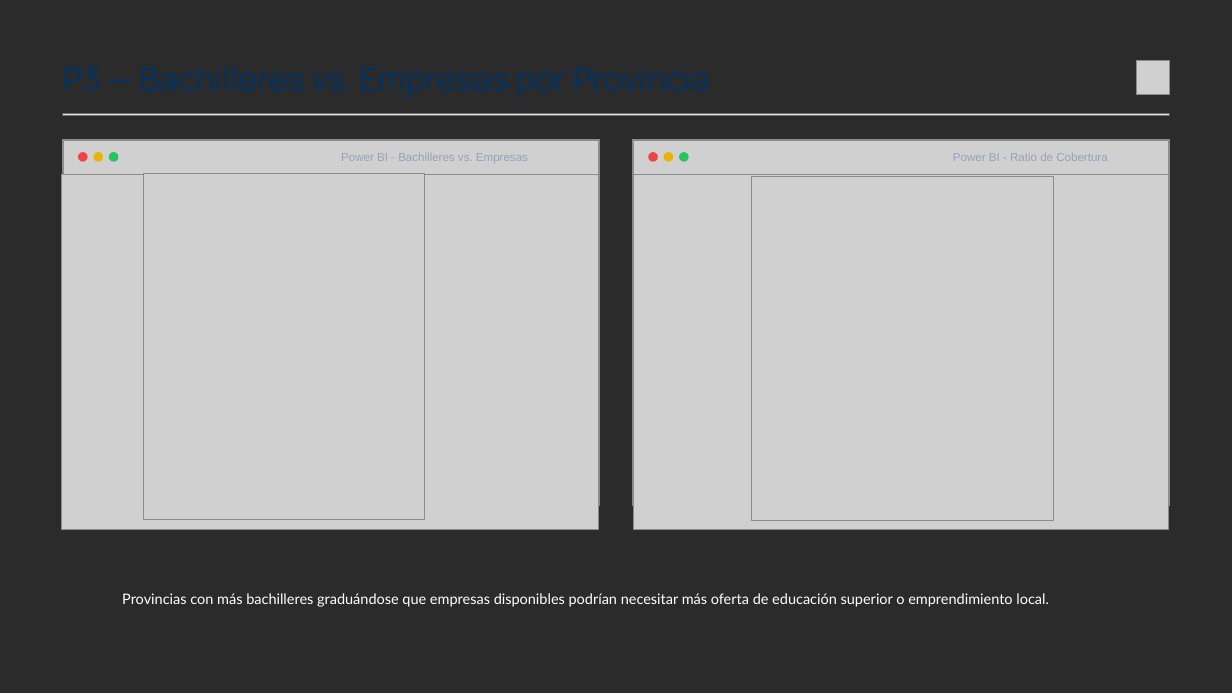
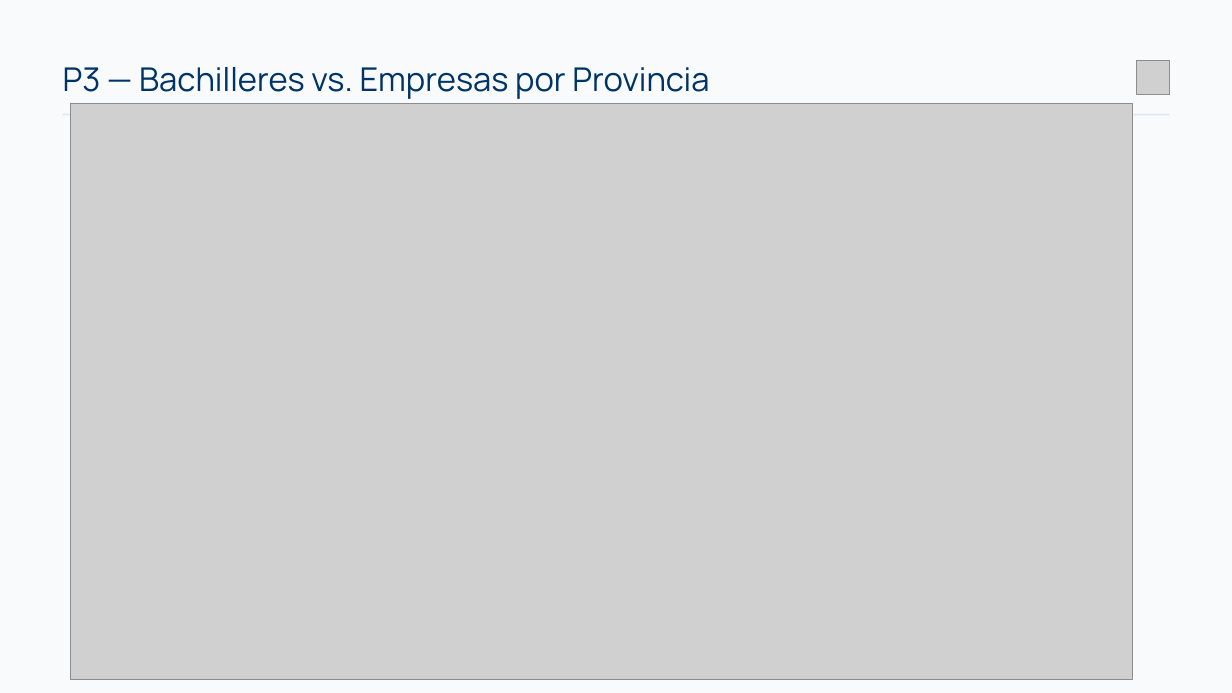
Before and after one commit to Pedro-Vr75/Practicum-1.2, a slide deck: slide 11 of Presentación/Pipeline de Datos del Macroentorno Ecuatoriano.pptx. Drawn at 1232x693 pixels with LibreOffice and Linux fonts; fonts in the diff are those of the drawing; grey boxes stand for pictures; background and template pictures are left out; a plain dark background stands for a picture behind light text. Boxes give left, top, right and bottom in pixels: in the first picture for what was removed or moved away, otherwise in the second. Text is boxed around its words. In the diff, an @@ line names an element or a change of style, - is before the commit and + after.

```diff
--- a/Presentación/Pipeline de Datos del Macroentorno Ecuatoriano.pptx
+++ b/Presentación/Pipeline de Datos del Macroentorno Ecuatoriano.pptx
@@ background picture (left out) to #F8FAFC @@
@@ picture added at <box>71,104,1133,679</box> @@
@@ picture removed at <box>63,140,600,506</box> @@
@@ picture removed at <box>64,140,599,174</box> @@
@@ picture removed at <box>633,140,1170,506</box> @@
@@ picture removed at <box>634,140,1169,174</box> @@
@@ picture removed at <box>62,175,599,530</box> @@
@@ rounded rectangle removed at <box>78,152,87,162</box> @@
@@ rounded rectangle removed at <box>93,152,103,162</box> @@
@@ rounded rectangle removed at <box>109,152,118,162</box> @@
@@ picture removed at <box>144,173,424,519</box> @@
@@ text removed at <box>341,153,528,163</box> @@
-Power BI - Bachilleres vs. Empresas
@@ picture removed at <box>634,175,1169,530</box> @@
@@ rounded rectangle removed at <box>649,152,658,162</box> @@
@@ rounded rectangle removed at <box>664,152,673,162</box> @@
@@ rounded rectangle removed at <box>679,152,689,162</box> @@
@@ picture removed at <box>752,177,1055,521</box> @@
@@ text removed at <box>953,153,1107,161</box> @@
-Power BI - Ratio de Cobertura
@@ text removed at <box>122,593,1049,607</box> @@
-Provincias con más bachilleres graduándose que empresas disponibles podrían necesitar más oferta de educación superior o emprendimiento local.
```
Also in this commit, not shown: 2 other slides changed, 1 other file.
